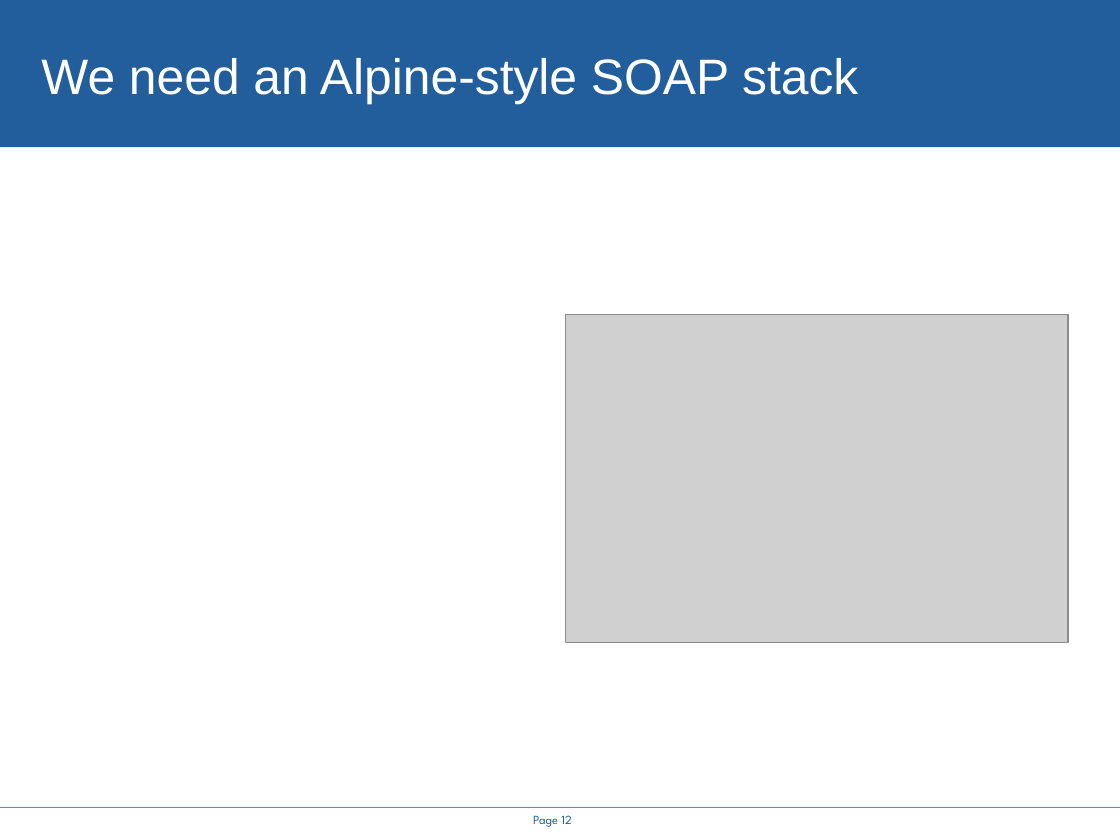
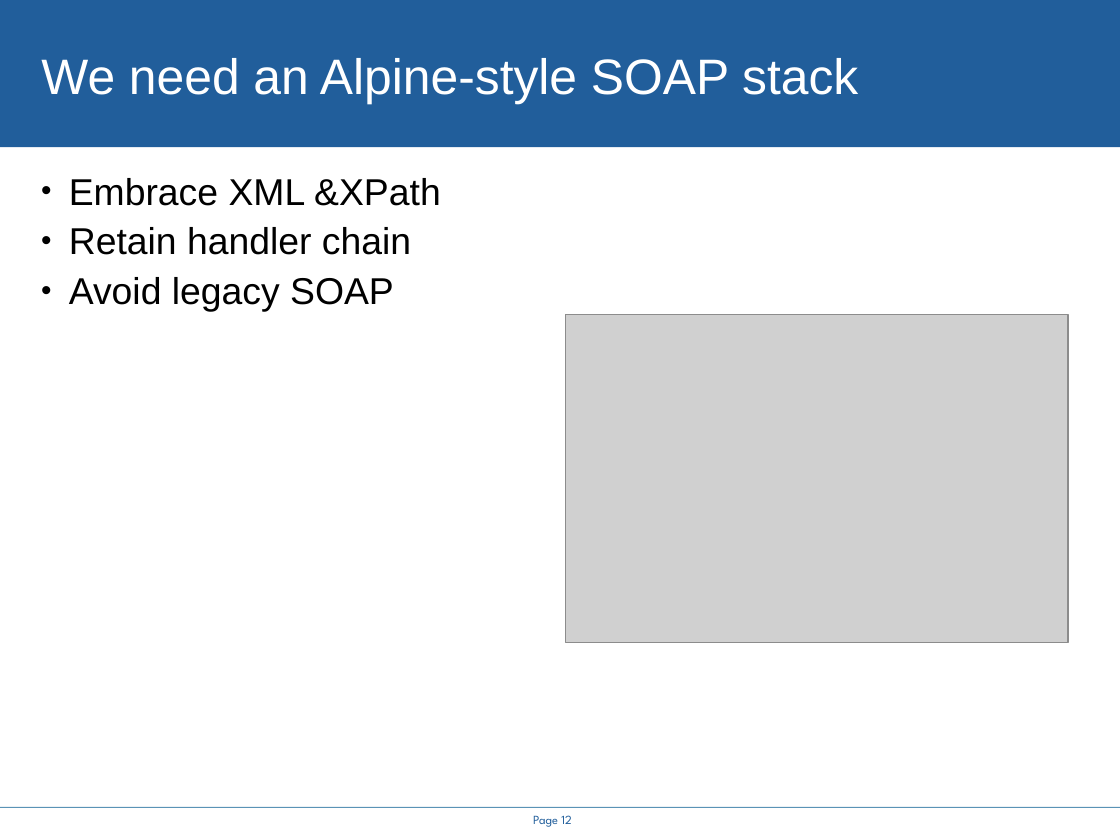
Before and after one commit to rhusar/smartfrog, a slide deck: slide 12 of projects/alpine/doc/icws2005/rethinking_the_java_SOAP_stack.ppt. Drawn at 1120x840 pixels with LibreOffice and Linux fonts; fonts in the diff are those of the drawing; grey boxes stand for pictures; background and template pictures are left out. Boxes give left, top, right and bottom in pixels: in the first picture for what was removed or moved away, otherwise in the second. Text is boxed around its words. In the diff, an @@ line names an element or a change of style, - is before the commit and + after.

```diff
--- a/projects/alpine/doc/icws2005/rethinking_the_java_SOAP_stack.ppt
+++ b/projects/alpine/doc/icws2005/rethinking_the_java_SOAP_stack.ppt
@@ text added at box(69, 178, 441, 312), 24 pt, text #000000 @@
+• Embrace XML &XPath
+• Retain handler chain
+• Avoid legacy SOAP
```
Also in this commit, not shown: 1 slide added, 12 other files.
